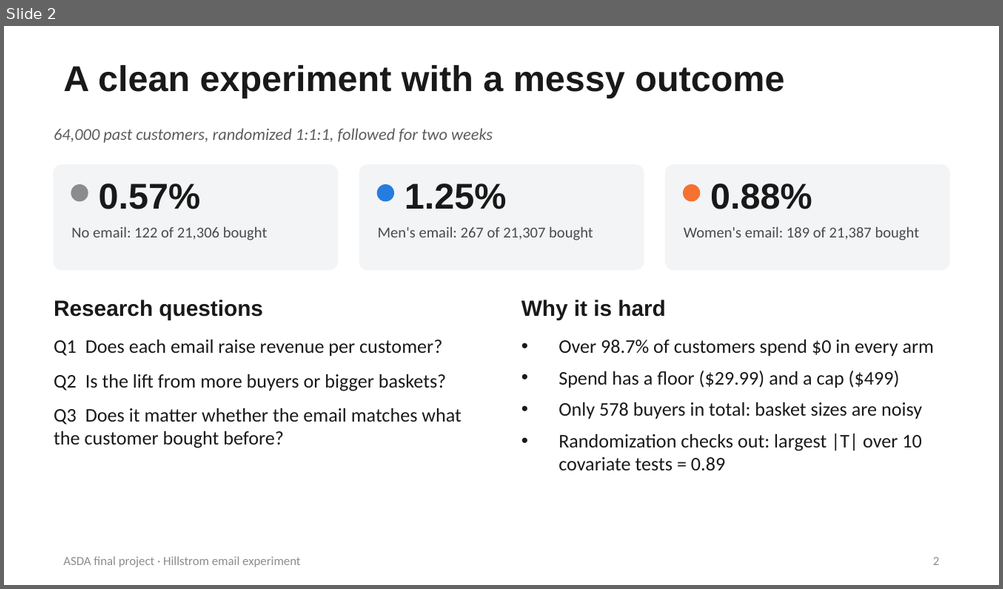
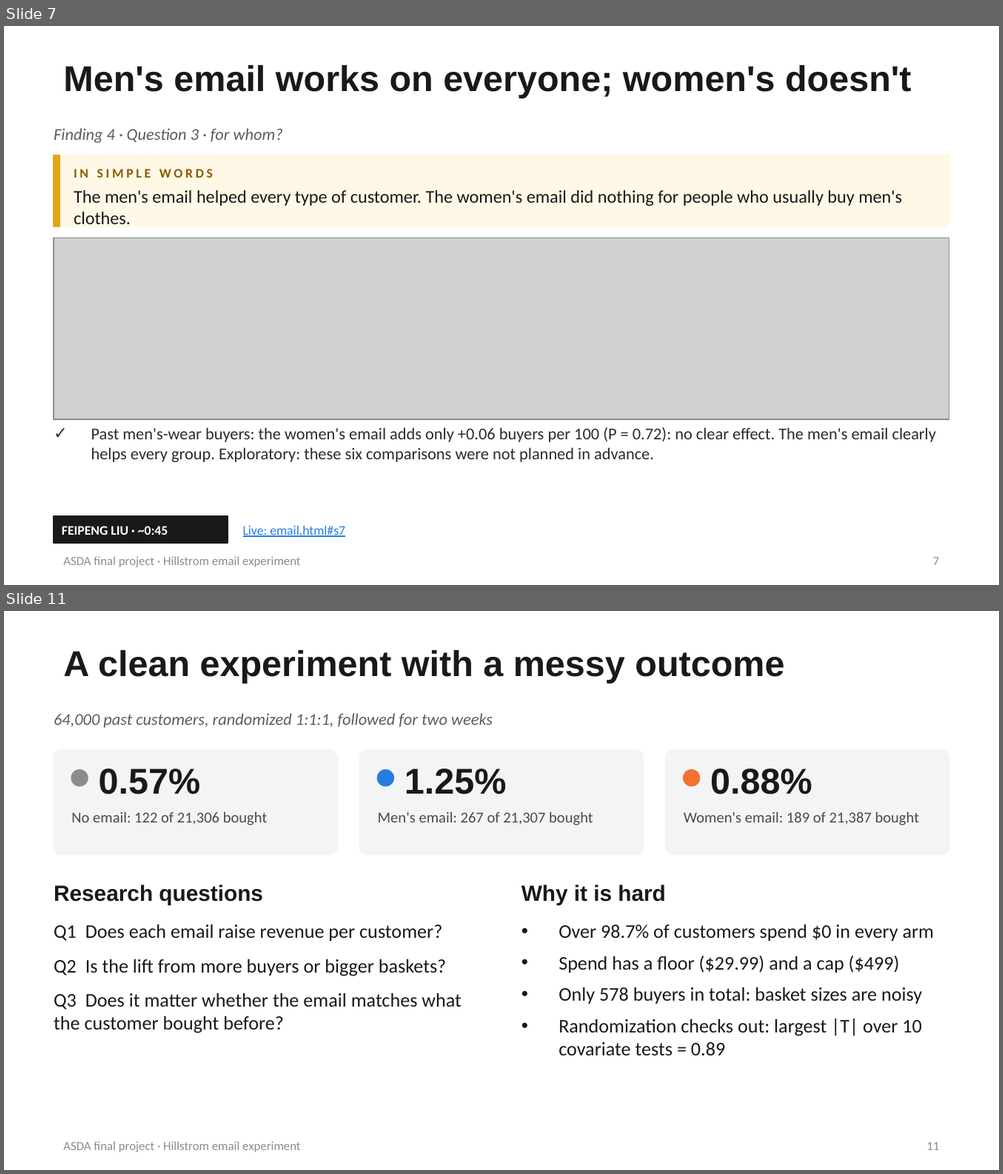
Before and after one commit to sahiljangra12/asda-final-project, a slide deck: slides/Hillstrom_Presentation.pptx. Shown one above the other, each under a label of ours: slide 2 before the commit, slides 7 and 11 after it; the slides between them are not shown. The pictures are 1003x589 and 1003x1174 pixels, drawn with LibreOffice and Linux fonts; fonts in the diff are those of the drawing; grey boxes stand for pictures. Boxes give left, top, right and bottom in pixels: in the first picture for what was removed or moved away, otherwise in the second. Text is boxed around its words. In the diff, an @@ line names an element or a change of style, - is before the commit and + after.

```diff
--- a/slides/Hillstrom_Presentation.pptx
+++ b/slides/Hillstrom_Presentation.pptx
@@ slide 7 added at [4,26,999,585], background #FFFFFF; not listed: 1 template element that a slide beside it also shows @@
@@ title added at [63,65,911,99], 26 pt, text #191919, bold @@
+Men's email works on everyone; women's doesn't
@@ text added at [54,128,283,143], 12 pt, text #5C5C5C, italic @@
+Finding 4 · Question 3 · for whom?
@@ rectangle added at [54,156,949,227], fill #FFF8E6, outline #FFF8E6 1 pt @@
@@ rectangle added at [54,156,60,227], fill #E8A317, outline #E8A317 1 pt @@
@@ text added at [74,169,902,224], 13 pt, text #191919 @@
+IN SIMPLE WORDS
+The men's email helped every type of customer. The women's email did nothing for people who usually buy men's clothes.
@@ picture added at [54,238,949,420] @@
@@ text added at [91,428,936,463], 12 pt, text #2B2B2B @@
+✓ Past men's-wear buyers: the women's email adds only +0.06 buyers per 100 (P = 0.72): no clear effect. The men's email clearly helps every group. Exploratory: these six comparisons were not planned in advance.
@@ rectangle added at [54,517,227,543], fill #191919, outline #191919 1 pt @@
@@ text added at [62,526,168,535], 9.5 pt, text #FFFFFF, bold @@
+FEIPENG LIU · ~0:45
@@ text added at [243,526,345,537], 9.5 pt, text #257DE0, underline @@
+Live: email.html#s7
@@ page number added at [933,557,939,565], 9 pt, text #8C8C8C @@
+7
@@ what was slide 2 is now slide 11 @@
@@ page number at [926,1142,939,1150]: text changed @@
-2
+11
```
Also in this commit, not shown: 2 slides changed, 8 other slides added, 1 slide removed, 16 other files.
